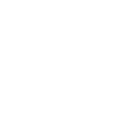
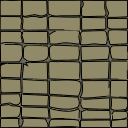
Layer changes from the first 128px x 128px image to the second:
added group "Ground2" with 3 layers above "Wall" over box(0, 0, 128, 128)
added layer "GroundBorder" in group "Ground2" over box(0, 0, 128, 128)
added layer "GroundColor" in group "Ground2" over box(0, 0, 128, 128)
added layer "GroundBackgroundColor" in group "Ground2" over box(0, 0, 128, 128)
